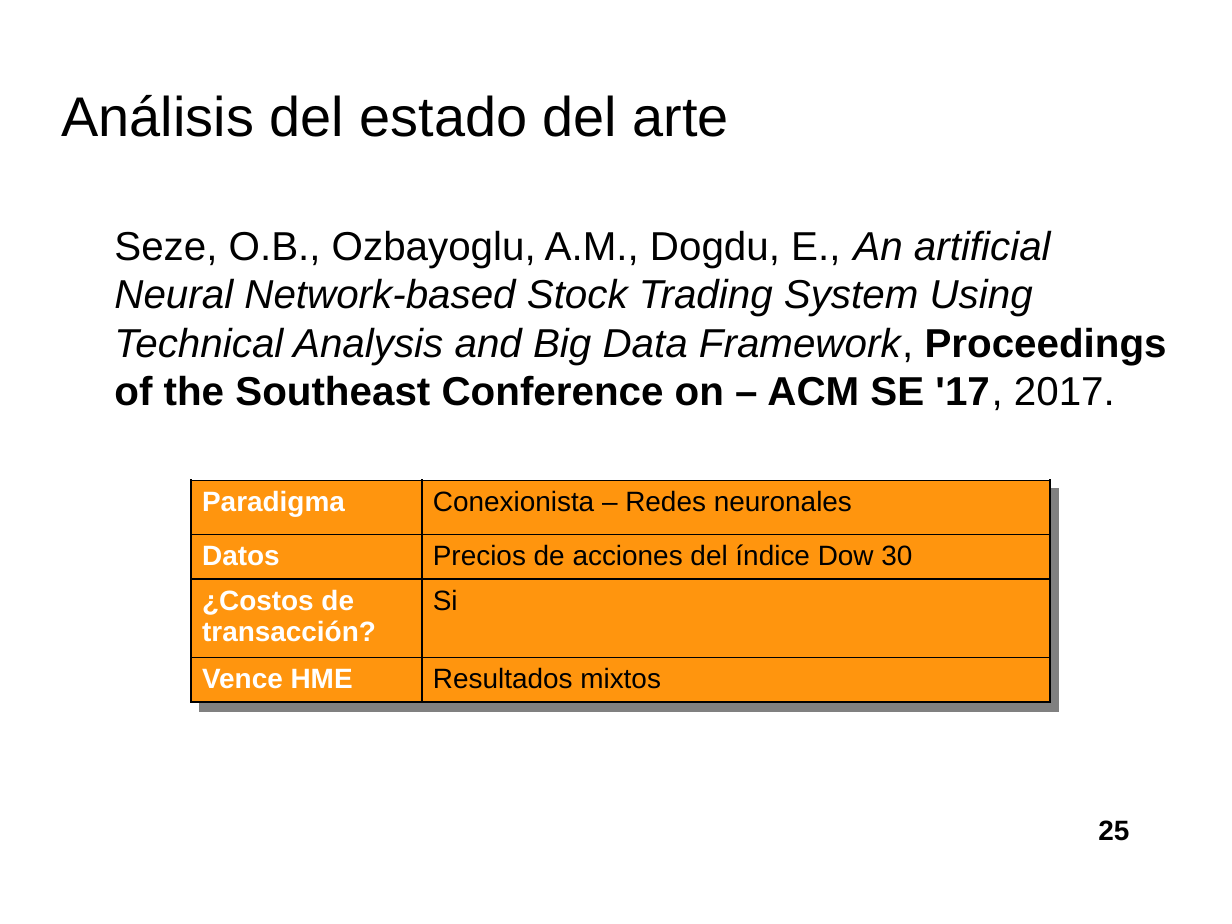
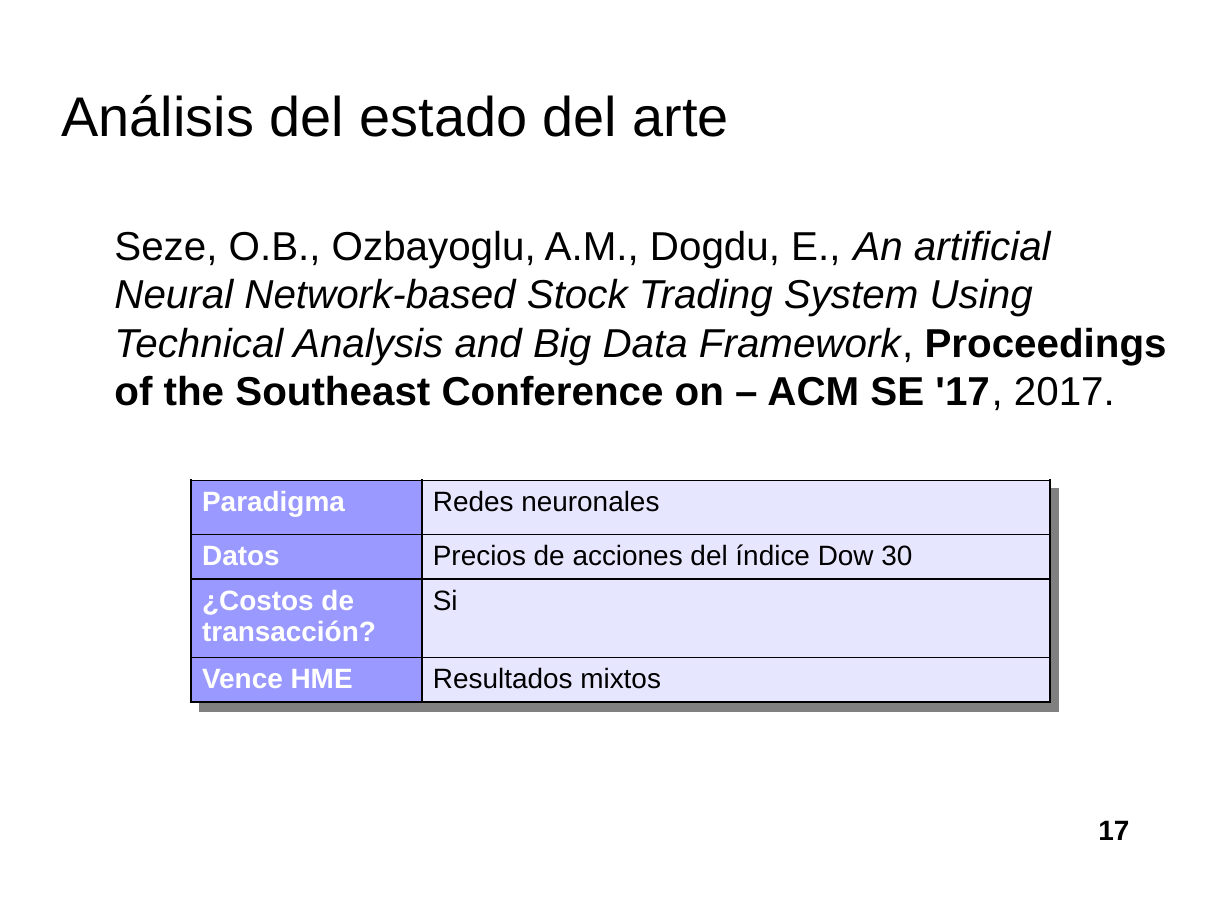
Before and after one commit to davidrmh/Thesis, a slide deck: slide 17 of presentaciones_finales/presentacion_seminario_B19.odp (slide 25 before the commit). Drawn at 1232x924 pixels with LibreOffice and Linux fonts; fonts in the diff are those of the drawing; background and template pictures are left out. Boxes give left, top, right and bottom in pixels: in the first picture for what was removed or moved away, otherwise in the second. Text is boxed around its words. In the diff, an @@ line names an element or a change of style, - is before the commit and + after.

```diff
--- a/presentaciones_finales/presentacion_seminario_B19.odp
+++ b/presentaciones_finales/presentacion_seminario_B19.odp
@@ table at [191, 481, 1050, 695] @@
-row 1, column 2: Conexionista – Redes neuronales
+row 1, column 2: Redes neuronales
@@ fill #FF950E to #9999FF in 4 cells @@
@@ fill #FF950E to #E6E6FF in 4 cells @@
@@ page number at [1098, 820, 1129, 840]: text changed @@
-25
+17
```
Also in this commit, not shown: 14 other slides changed, 9 slides added, 22 slides removed.
